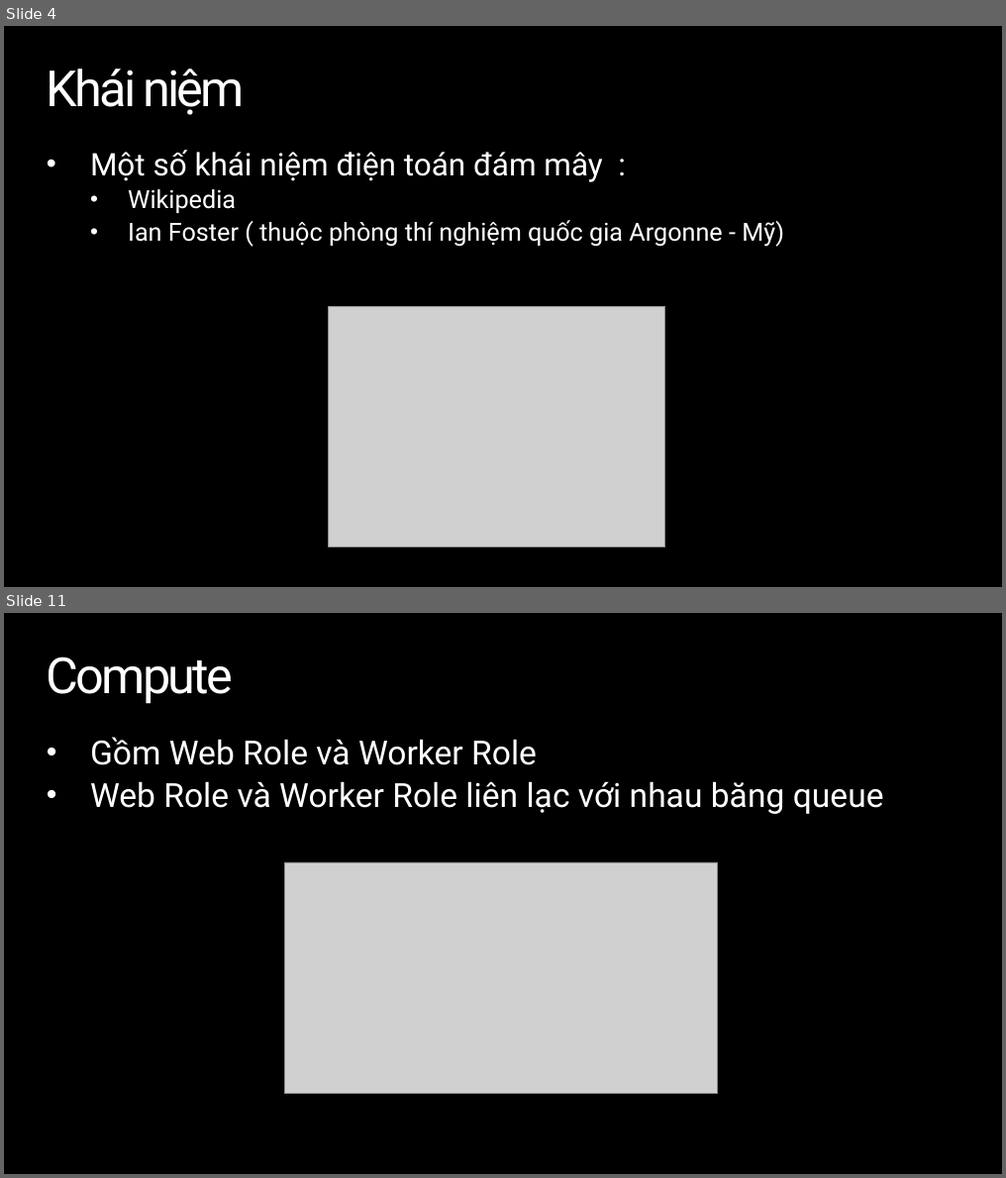
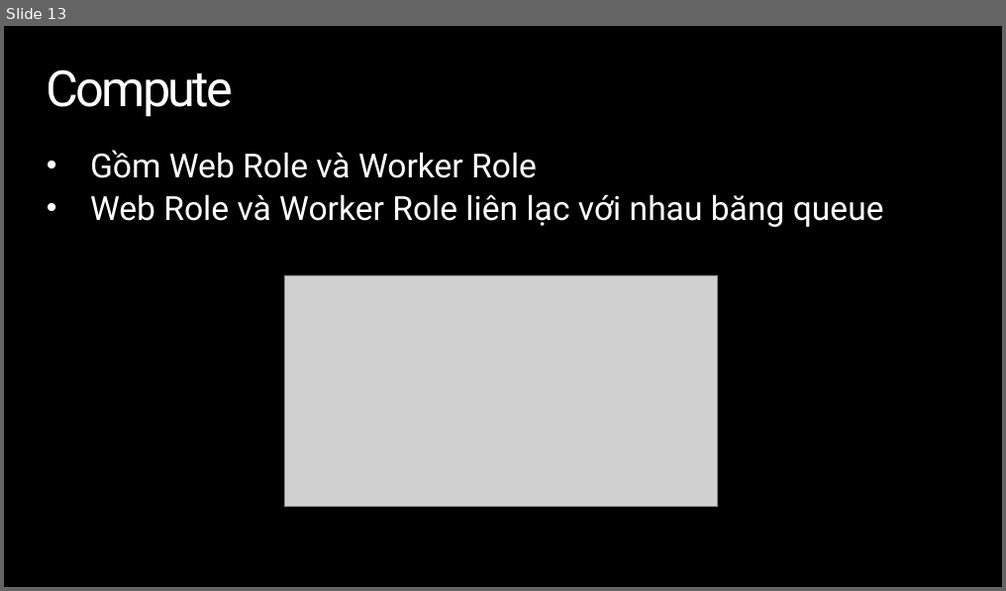
Before and after one commit to tiendv/contactbook, a slide deck: Project_Management/Báo cáo khóa luận/Presentation.pptx. Shown one above the other, each under a label of ours: slides 4 and 11 before the commit, slide 13 after it; the slides between them are not shown. The pictures are 1006x1178 and 1006x591 pixels, drawn with LibreOffice and Linux fonts; fonts in the diff are those of the drawing; grey boxes stand for pictures; background and template pictures are left out. Boxes give left, top, right and bottom in pixels: in the first picture for what was removed or moved away, otherwise in the second. Text is boxed around its words. In the diff, an @@ line names an element or a change of style, - is before the commit and + after.

```diff
--- a/Project_Management/Báo cáo khóa luận/Presentation.pptx
+++ b/Project_Management/Báo cáo khóa luận/Presentation.pptx
@@ slide 4 removed at (4,26,1002,587), background picture (left out) @@
@@ title removed at (47,69,245,115) @@
-Khái niệm
@@ text removed at (90,150,784,247) @@
-• Một số khái niệm điện toán đám mây :
-  • Wikipedia
-  • Ian Foster ( thuộc phòng thí nghiệm quốc gia Argonne - Mỹ)
@@ picture removed at (328,307,665,548) @@
@@ what was slide 11 is now slide 13 @@
```
Also in this commit, not shown: 9 slides changed, 10 slides added, 4 other slides removed.
